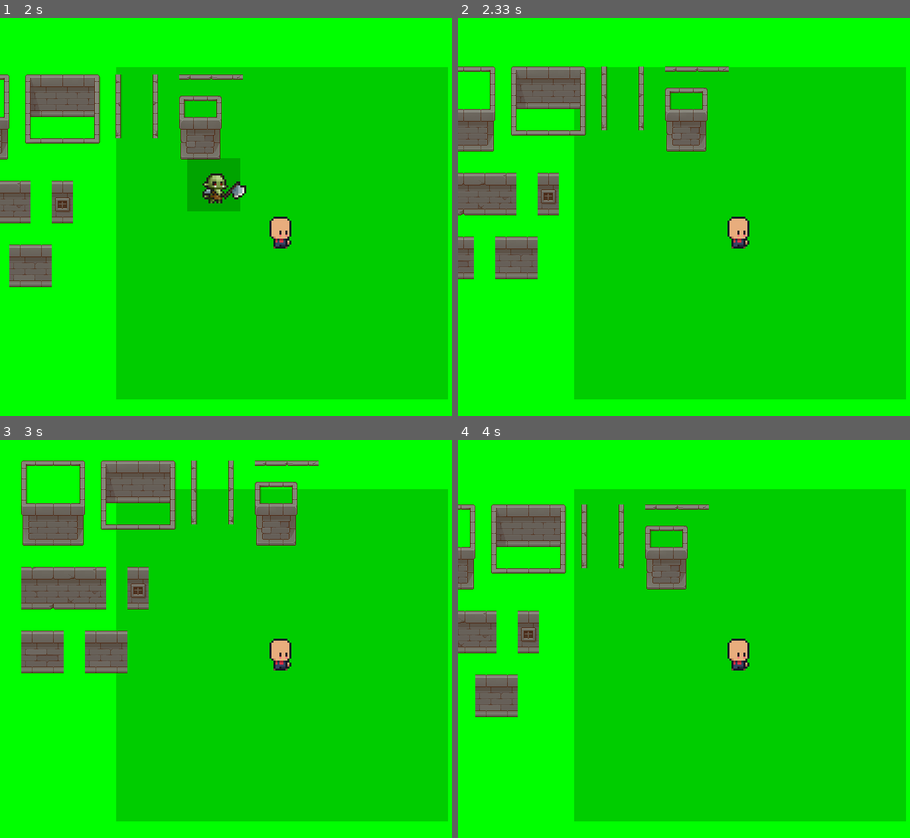
Above: before the commit, frames 1-4 (two rows, left to right).
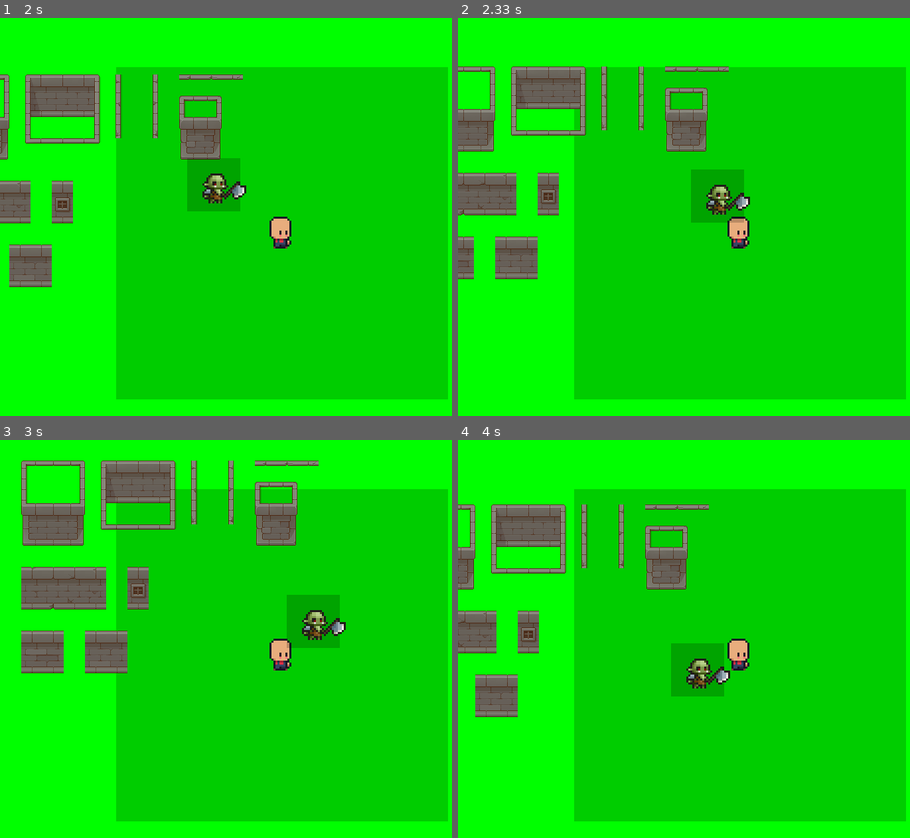
Above: after the commit, the same moments.

Repository: abyzboy/MypyGame
Game: pygame game, started from mainPyGame.py
The game is run twice, just before and just after one commit, with the same random seed, the same clock (stepped at 60 frames per second) and the same inputs.
Inputs:
- Up to frame 1 (2 s): hold D 0.33-0.8 s; hold W 0.83-1.13 s; hold D 1.17-1.63 s; hold A from 1.67 s (still down)
- Up to frame 2 (2.33 s): release A at 2.2 s; hold S from 2.23 s (still down)
- Up to frame 3 (3 s): release S at 2.53 s; hold A 2.57-2.97 s
- Up to frame 4 (4 s): hold W 3-3.37 s; hold D from 3.4 s (still down)

Frame 1 is identical in both runs. In frame 2, 1.6% of the frame differs, in the area x 51-65%, y 38-52%; in frame 3, 1.6%; in frame 4, 1.6%, in the area x 47-61%, y 51-65%.

Commit message:
enemy can attack

Diff:
--- a/Scripts/Camera.py
+++ b/Scripts/Camera.py
@@ -16,7 +16,7 @@
 
     def draw_objects(self):
         self.offset = self.character.transform.vector - Vector((400, 300))
-        self.character.collider.draw_collider(self.screen, self.offset)
+        self.character.collider_area_attack.draw_collider(self.screen, self.offset)
         offset = self.character.transform.vector - self.offset
         self.screen.blit(self.character.sprite, offset.get_cords())
         for i in range(len(self.objects[0:])):
--- a/Scripts/Engine.py
+++ b/Scripts/Engine.py
@@ -55,8 +55,9 @@
 
 
 class Collider:
-    def __init__(self, cord, transform, offset=(0, 0)):
+    def __init__(self, cord, transform, offset=(0, 0), tag='defualt'):
         self.transform = transform
+        self.tag =tag
         self.offset = Vector(offset)
         self.cord = Vector(cord)
         self.surface = Surface(cord)
--- a/Scripts/GameObjects/Character.py
+++ b/Scripts/GameObjects/Character.py
@@ -9,8 +9,10 @@
         super().__init__(cords, 'character.png', scale=3, tag_collision='character')
         self.controller = Controller()
         self.screen = screen
+        self.health = 100
         self.speed = speed
-        self.collider = Collider((500, 500), self.transform, offset=(-225, -225))
+        self.collider_area_attack = Collider((500, 500), self.transform, offset=(-225, -225))
+        self.collider_character = Collider((80, 80), self.transform, offset=(-20, -20))
         self.targets = []
         self.camera = None
 
@@ -18,8 +20,11 @@
         self.targets = []
         for game_object in objects:
             if game_object.tag_collision == 'enemy':
-                if self.collider.on_collider_stay(game_object.collider):
-                    self.targets.append(game_object)
+                # if self.collider_area_attack.on_collider_stay(game_object.collider):
+                # self.targets.append(game_object)
+                if self.collider_character.on_collider_stay(game_object.collider):
+                    game_object.attack(self)
+                    print(self.health)
 
     def draw_collision(self, offset):
         pygame.draw.rect(self.surface, 'white', self.collision_fire)
--- a/Scripts/GameObjects/Enemy.py
+++ b/Scripts/GameObjects/Enemy.py
@@ -1,17 +1,20 @@
 from Scripts.GameObjects.GameObject import GameObject
 from Scripts.Engine import Vector, Collider
 import pygame
+import time
 
 
 class Enemy(GameObject):
-    def __init__(self, cords, target, speed, screen, health=100):
+    def __init__(self, cords, target, speed, screen, health=100, id=0):
         super().__init__(cords, 'enemy.png', scale=3, tag_collision='enemy')
         self.health = health
         self.can_walk = True
         self.speed = speed
         self.target = target
         self.screen = screen
-
+        self.start_time = time.time()
+        self.can_fight = True
+        self.id = id
         # collider
         self.collider = Collider((80, 80), self.transform, offset=(-20, -20))
 
@@ -25,6 +28,13 @@
                         self.health -= game_object.damage
                     game_object.is_dead = True
 
+    def attack(self, other):
+        self.reload()
+        if self.can_fight:
+            other.health -= 10
+            self.can_fight = False
+            print(other.health, self.id)
+
     def update_frame(self):
         vector = self.target.transform.vector
         if int(self.transform.dist(vector)) < 50:
@@ -33,3 +43,8 @@
             self.can_walk = True
         if self.can_walk:
             self.transform.goto(self.target.transform.vector, self.speed)
+
+    def reload(self):
+        if time.time() - self.start_time >= 3:
+            self.can_fight = True
+            self.start_time = time.time()
--- a/mainPyGame.py
+++ b/mainPyGame.py
@@ -26,7 +26,7 @@
 
     reload_event = pygame.event.custom_type()
     clear_event_obj = pygame.event.custom_type()
-    pygame.time.set_timer(reload_event, 1000)
+    pygame.time.set_timer(reload_event, 1000000)
     while running:
         for event in pygame.event.get():
             if event.type == pygame.QUIT:
